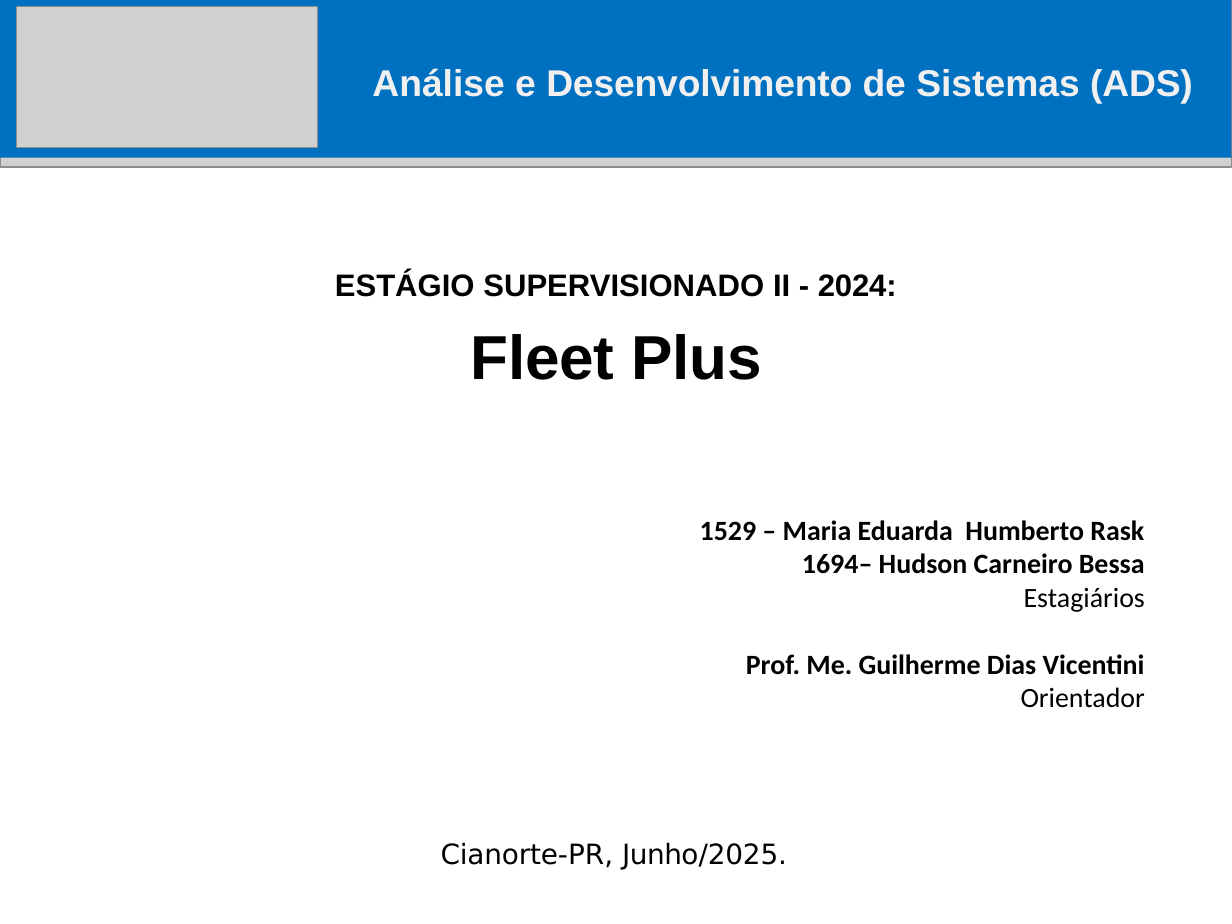
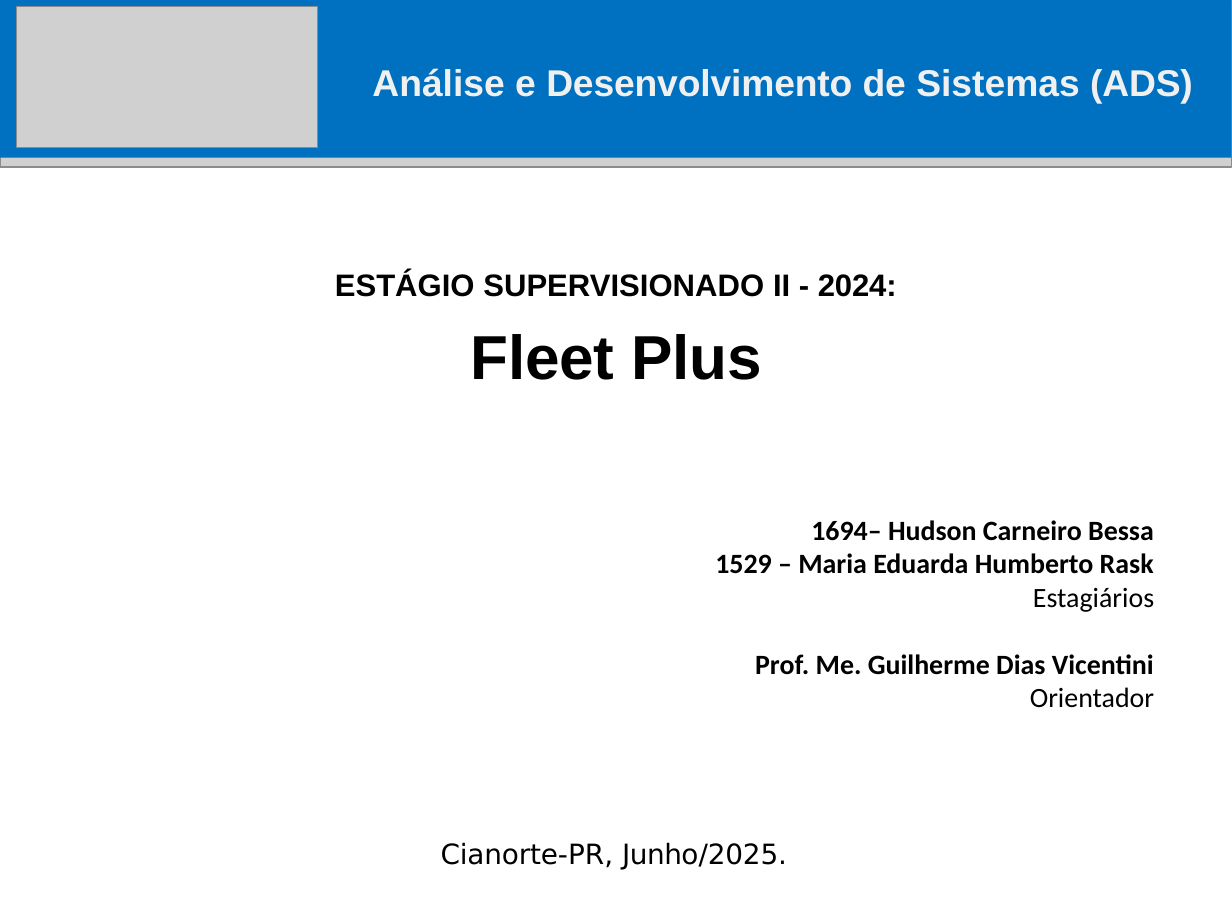
Before and after one commit to HudsonCarneiro/FleetPlus, a slide deck: slide 1 of Docs/Slides/Slide FleetPlus II.pptx. Drawn at 1232x924 pixels with LibreOffice and Linux fonts; fonts in the diff are those of the drawing; grey boxes stand for pictures. Boxes give left, top, right and bottom in pixels: in the first picture for what was removed or moved away, otherwise in the second. Text is boxed around its words. In the diff, an @@ line names an element or a change of style, - is before the commit and + after.

```diff
--- a/Docs/Slides/Slide FleetPlus II.pptx
+++ b/Docs/Slides/Slide FleetPlus II.pptx
@@ text "1694– Hudson Carneiro Bessa": place and size @@
-text "1694– Hudson Carneiro Bessa" at [700,520,1145,708]
+text "1694– Hudson Carneiro Bessa" at [715,520,1154,708]
@@ text at [811,520,1154,541]: paragraph added @@
+1694– Hudson Carneiro Bessa
@@ text at [802,553,1145,574]: paragraph removed @@
-1694– Hudson Carneiro Bessa
```
Also in this commit, not shown: 11 other files.
